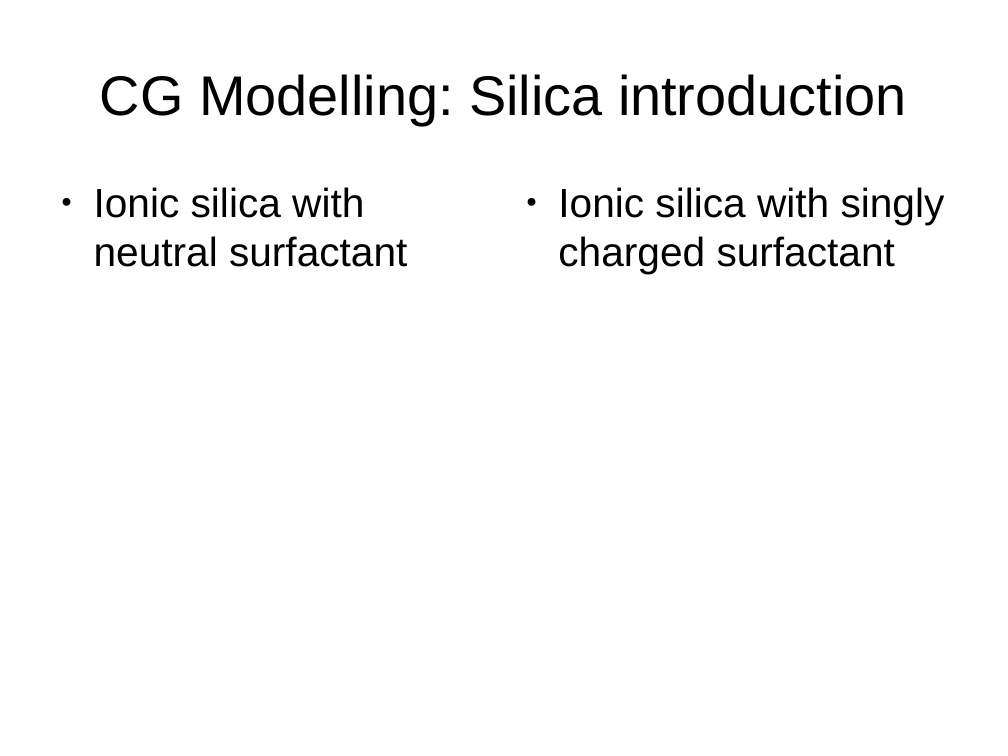
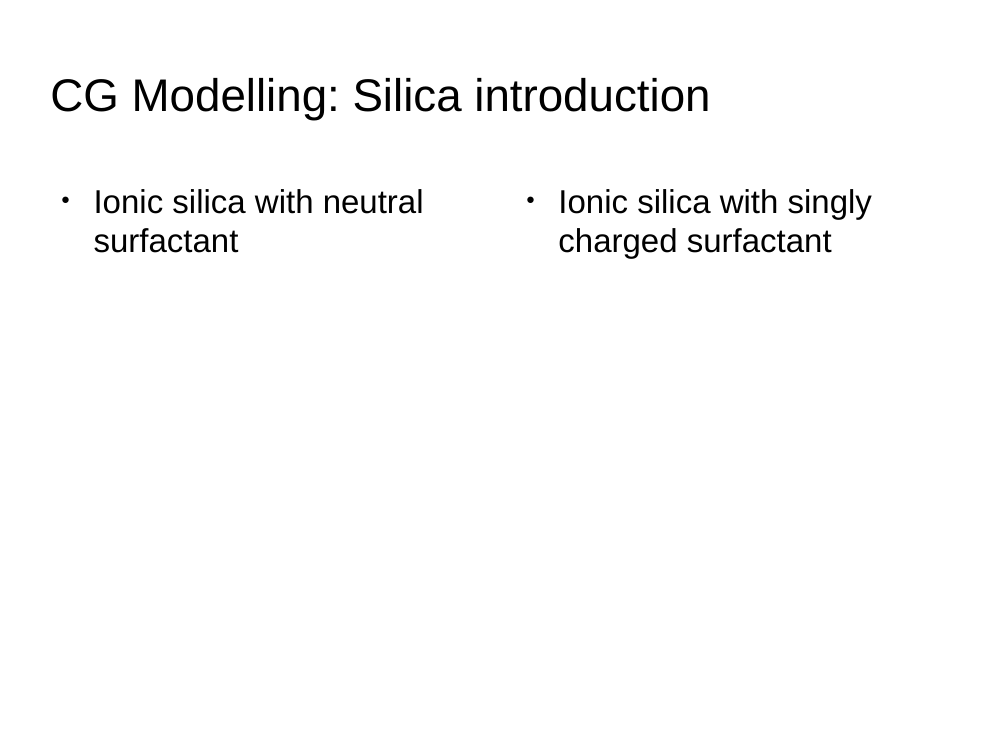
Before and after one commit to acnz/summer-prj, a slide deck: slide 10 of Slides.odp (slide 9 before the commit). Drawn at 1008x756 pixels with LibreOffice and Linux fonts; fonts in the diff are those of the drawing; background and template pictures are left out. Boxes give left, top, right and bottom in pixels: in the first picture for what was removed or moved away, otherwise in the second. Text is boxed around its words. In the diff, an @@ line names an element or a change of style, - is before the commit and + after.

```diff
--- a/Slides.odp
+++ b/Slides.odp
@@ title "CG Modelling: Silica introduction": place and size @@
-title "CG Modelling: Silica introduction" at (100,74,907,125)
+title "CG Modelling: Silica introduction" at (50,78,710,121)
@@ title "CG Modelling: Silica introduction" at (50,78,710,121): size 44 to 36 pt; alignment centre to left @@
@@ text "Ionic silica with neutral surfactant" at (94,189,424,253): size 32 to 26 pt @@
@@ text "Ionic silica with singly charged ..." at (558,189,872,259): size 32 to 26 pt @@
```
Also in this commit, not shown: 9 other slides changed, 1 slide added, 4 other files.
